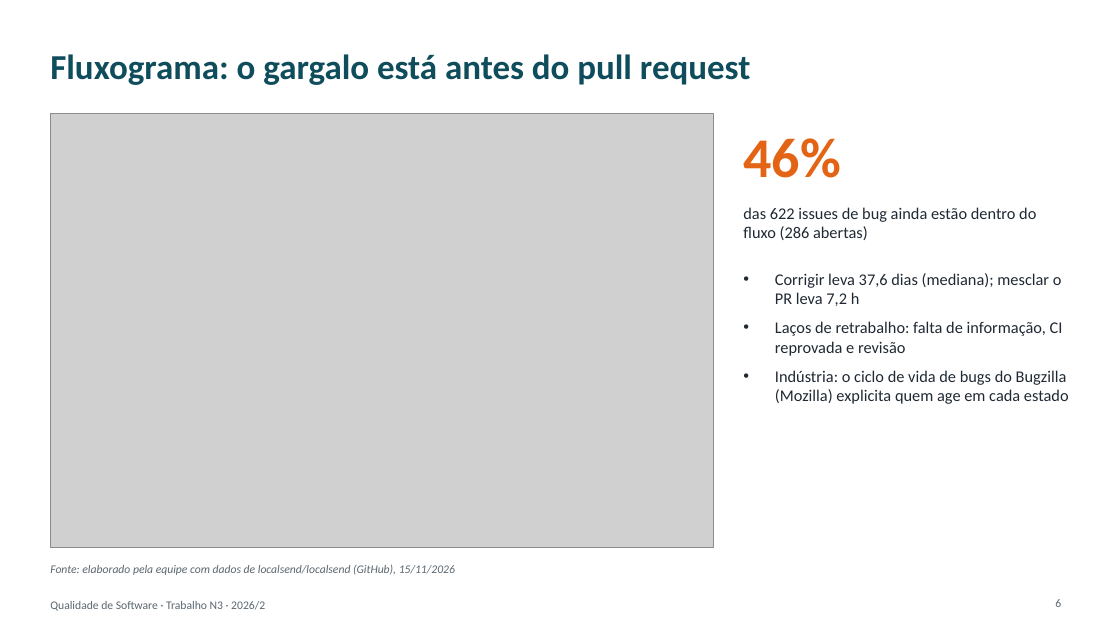
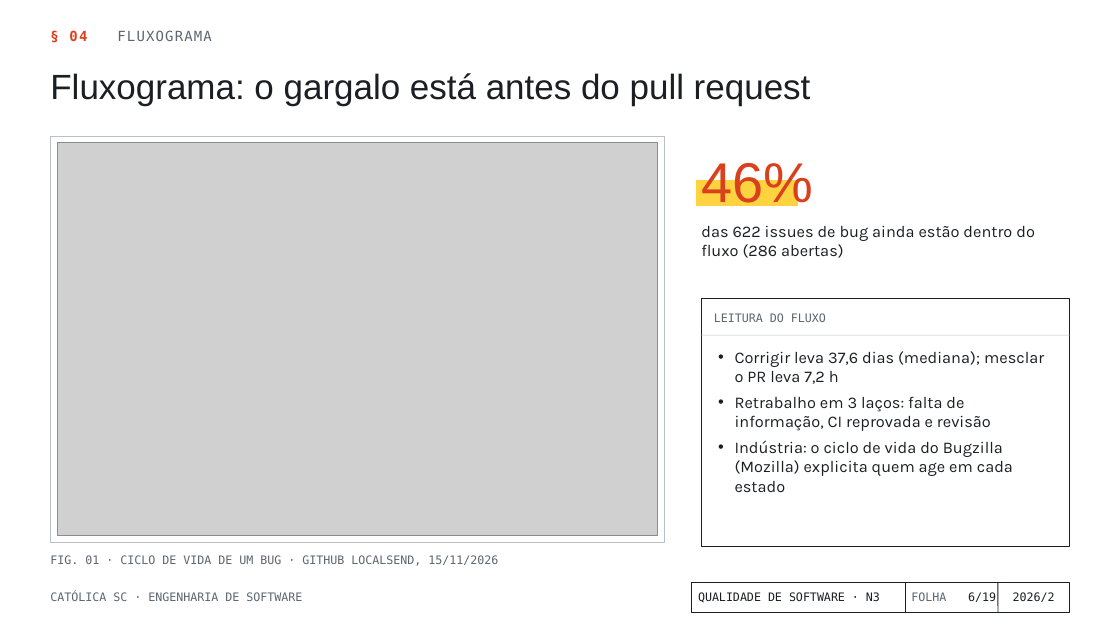
Before and after one commit to geison-melo/software-engineering, a slide deck: slide 6 of 5-semestre/qualidade-de-software/Trabalho N3/Apresentação N3 - Ferramentas da Qualidade.pptx. Drawn at 1120x630 pixels with LibreOffice and Linux fonts; fonts in the diff are those of the drawing; grey boxes stand for pictures; background and template pictures are left out. Boxes give left, top, right and bottom in pixels: in the first picture for what was removed or moved away, otherwise in the second. Text is boxed around its words. In the diff, an @@ line names an element or a change of style, - is before the commit and + after.

Commit message:
feat: novo visual da apresentação no estilo folha de inspeção de engenharia

```diff
--- a/5-semestre/qualidade-de-software/Trabalho N3/Apresentação N3 - Ferramentas da Qualidade.pptx
+++ b/5-semestre/qualidade-de-software/Trabalho N3/Apresentação N3 - Ferramentas da Qualidade.pptx
@@ title "Fluxograma: o gargalo está antes ..." moved from (x1=50, y1=54, x2=750, y2=85) to (x1=50, y1=73, x2=811, y2=106) @@
@@ title "Fluxograma: o gargalo está antes ..." at (x1=50, y1=73, x2=811, y2=106): font Calibri to Arial, text colour #0F4C5C to #1B1F23, bold off @@
@@ text added at (x1=69, y1=30, x2=212, y2=41), 12 pt, text #5C6670 @@
+§ 04 FLUXOGRAMA
@@ rectangle added at (x1=50, y1=136, x2=665, y2=543), fill #FFFFFF, outline #B9C1C8 0.75 pt @@
@@ picture resized from (x1=50, y1=113, x2=714, y2=548) to (x1=57, y1=143, x2=658, y2=536) @@
@@ text "46%" moved from (x1=743, y1=138, x2=840, y2=178) to (x1=701, y1=158, x2=813, y2=212) @@
@@ text "46%" at (x1=701, y1=158, x2=813, y2=212): font Calibri to Arial, text colour #E36414 to #D9411E, bold off; vertical alignment middle to bottom @@
@@ rectangle added at (x1=697, y1=181, x2=797, y2=206), fill #FFD23F, outline #FFD23F 1 pt @@
@@ text "das 622 issues de bug ..." moved from (x1=743, y1=207, x2=1036, y2=240) to (x1=701, y1=226, x2=1035, y2=258) @@
@@ text "das 622 issues de bug ..." at (x1=701, y1=226, x2=1035, y2=258): font Calibri to Karla, text colour #1F2933 to #1B1F23; vertical alignment middle to top @@
@@ rectangle added at (x1=702, y1=298, x2=1070, y2=546), fill #FFFFFF, outline #1B1F23 0.75 pt @@
@@ text added at (x1=714, y1=313, x2=826, y2=322), 10 pt, text #5C6670 @@
+LEITURA DO FLUXO
@@ line added from (702, 335) to (1070, 335), #B9C1C8 0.5 pt @@
@@ text "Corrigir leva 37,6 dias (mediana); ..." moved from (x1=775, y1=273, x2=1069, y2=404) to (x1=735, y1=351, x2=1044, y2=492) @@
@@ text at (x1=735, y1=351, x2=1044, y2=384): font Calibri to Karla, text colour #1F2933 to #1B1F23 in "Corrigir leva 37,6 dias (mediana); mesclar o ..."; indent changed; less space between paragraphs @@
@@ text at (x1=735, y1=396, x2=1013, y2=492): text changed; font Calibri to Karla; text colour #1F2933 to #1B1F23 @@
-• Laços de retrabalho: falta de informação, CI reprovada e revisão
-• Indústria: o ciclo de vida de bugs do Bugzilla (Mozilla) explicita quem age em cada estado
+• Retrabalho em 3 laços: falta de informação, CI reprovada e revisão
+• Indústria: o ciclo de vida do Bugzilla (Mozilla) explicita quem age em cada estado
@@ text removed at (x1=50, y1=565, x2=455, y2=575) @@
-Fonte: elaborado pela equipe com dados de localsend/localsend (GitHub), 15/11/2026
@@ text added at (x1=50, y1=555, x2=498, y2=566), 10 pt, text #5C6670 @@
+FIG. 01 · CICLO DE VIDA DE UM BUG · GITHUB LOCALSEND, 15/11/2026
@@ text added at (x1=50, y1=592, x2=302, y2=601), 10 pt, text #5C6670 @@
+CATÓLICA SC · ENGENHARIA DE SOFTWARE
@@ rectangle added at (x1=691, y1=582, x2=1070, y2=613), fill #FFFFFF, outline #1B1F23 0.75 pt @@
@@ text at (x1=698, y1=592, x2=880, y2=603): text changed; font Calibri to DejaVu Sans Mono; text colour #5B6770 to #1B1F23 @@
-Qualidade de Software · Trabalho N3 · 2026/2
+QUALIDADE DE SOFTWARE · N3
@@ line added from (906, 582) to (906, 613), #1B1F23 0.75 pt @@
@@ text added at (x1=911, y1=592, x2=946, y2=601), 10 pt, text #5C6670 @@
+FOLHA
@@ page number moved from (x1=1055, y1=599, x2=1061, y2=607) to (x1=968, y1=592, x2=975, y2=601) @@
@@ page number at (x1=968, y1=592, x2=975, y2=601): font Calibri to DejaVu Sans Mono, text colour #5B6770 to #1B1F23; vertical alignment top to middle @@
@@ text added at (x1=975, y1=592, x2=996, y2=602), 10 pt, text #1B1F23 @@
+/19
@@ line added from (998, 582) to (998, 613), #1B1F23 0.75 pt @@
@@ text added at (x1=1013, y1=592, x2=1055, y2=602), 10 pt, text #1B1F23 @@
+2026/2
```
Also in this commit, not shown: 18 other slides changed, 10 other files.
